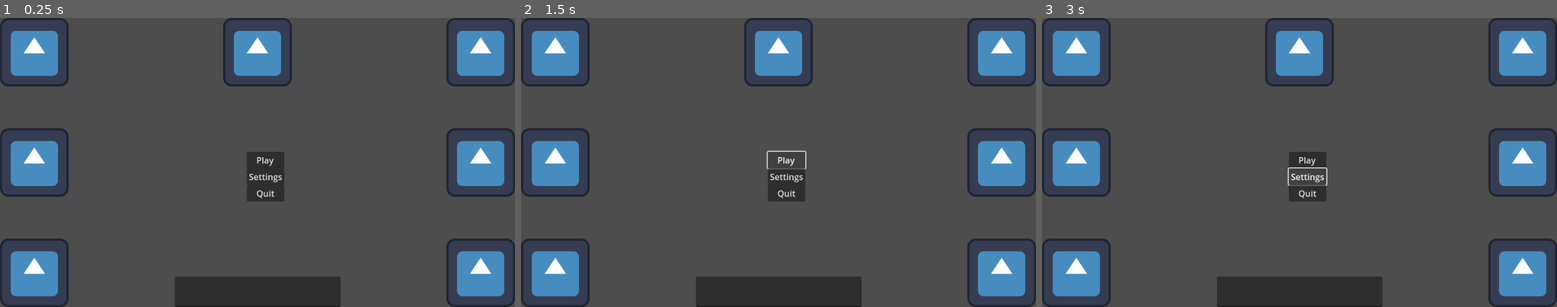
Above: before the commit, frames 1-3 (left to right).
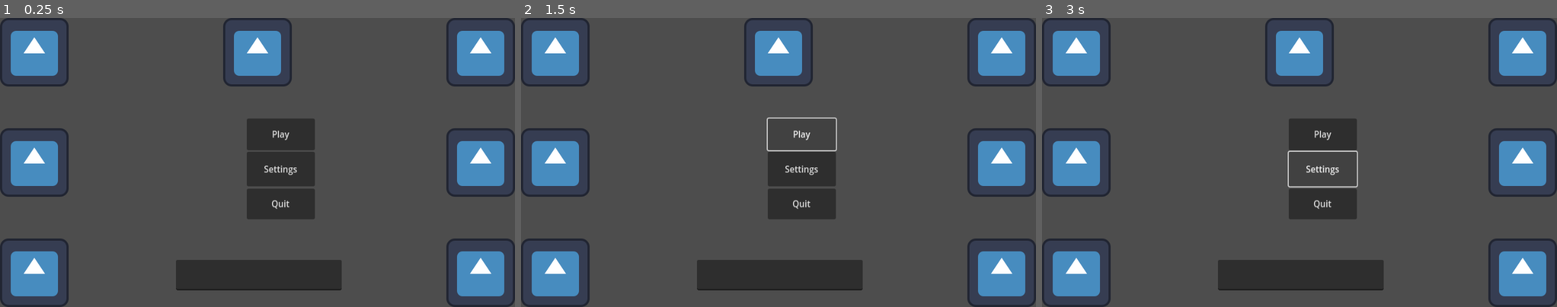
Above: after the commit, the same moments.

Repository: morfyy/4square
Game: Godot game, scene res://scenes/mobile_test.tscn
The game is run twice, just before and just after one commit, with the same random seed, the same clock (stepped at 60 frames per second) and the same inputs. The engine's default icon, where the game draws it, is replaced by a stand-in: a white triangle on a blue panel in a dark square.
Inputs:
- Up to frame 1 (0.25 s): no input
- Up to frame 2 (1.5 s): click "Play" at 0.5 s; click "Play" at 1.25 s
- Up to frame 3 (3 s): click "Play" at 2 s; click "Settings" at 2.75 s

The runs differ from the first frame. In frame 1, 7.0% of the frame differs, in the area x 33-67%, y 34-100%; in frame 2, 5.9%; in frame 3, 6.5%.

Commit message:
Allow for screen rotation on mobile (project settings > window > handheld > orientation > sensor)

Diff:
--- a/project.godot
+++ b/project.godot
@@ -21,7 +21,7 @@
 window/size/viewport_height=1080
 window/size/window_width_override=960
 window/size/window_height_override=540
-window/handheld/orientation=4
+window/handheld/orientation=6
 
 [rendering]
 
--- a/scenes/mobile_test.tscn
+++ b/scenes/mobile_test.tscn
@@ -103,22 +103,25 @@
 
 [node name="Button" type="Button" parent="Control"]
 layout_mode = 0
-offset_right = 70.0
-offset_bottom = 31.0
+offset_top = -62.0
+offset_right = 127.0
+offset_bottom = -7.3703003
+scale = Vector2(1, 1.0799987)
 text = "Play"
 
 [node name="Button2" type="Button" parent="Control"]
 layout_mode = 0
-offset_top = 31.0
-offset_right = 70.0
-offset_bottom = 62.0
+offset_right = 127.0
+offset_bottom = 59.703735
+scale = Vector2(1, 1.0799987)
 text = "Settings"
 
 [node name="Button3" type="Button" parent="Control"]
 layout_mode = 0
-offset_top = 62.0
-offset_right = 70.0
-offset_bottom = 93.0
+offset_top = 69.0
+offset_right = 127.0
+offset_bottom = 121.77783
+scale = Vector2(1, 1.0799987)
 text = "Quit
 "
 
@@ -129,8 +132,9 @@
 anchor_top = 1.0
 anchor_right = 0.5
 anchor_bottom = 1.0
-offset_left = -154.5
-offset_top = -57.0
-offset_right = 154.5
+offset_left = -152.0
+offset_top = -88.0
+offset_right = 157.0
+offset_bottom = -31.0
 grow_horizontal = 2
 grow_vertical = 0
